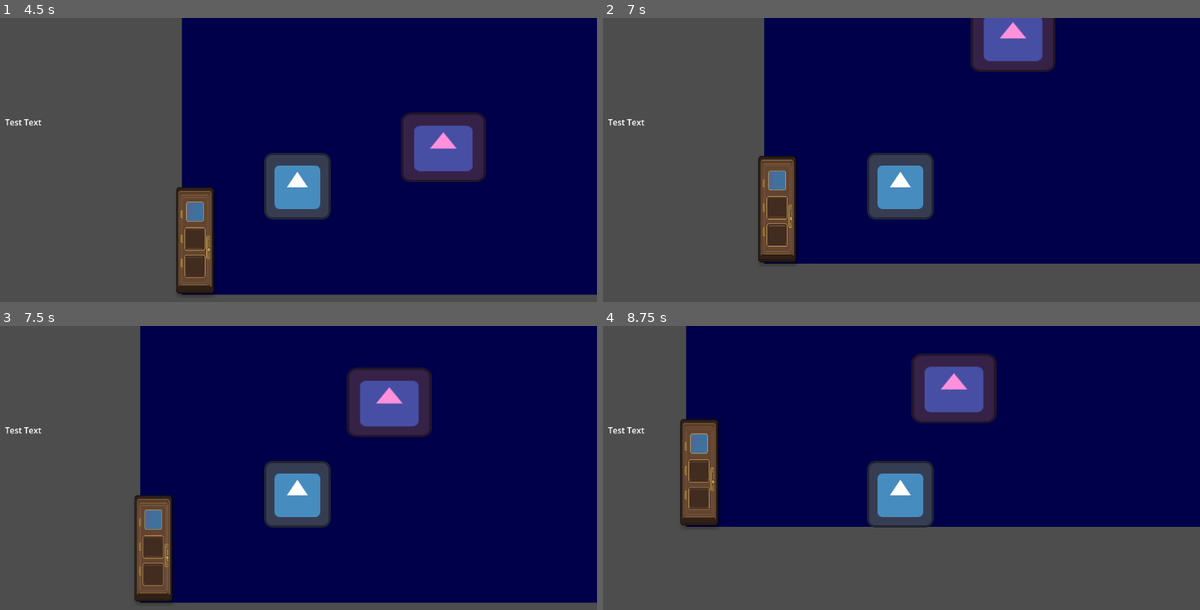
Above: before the commit, frames 1-4 (two rows, left to right).
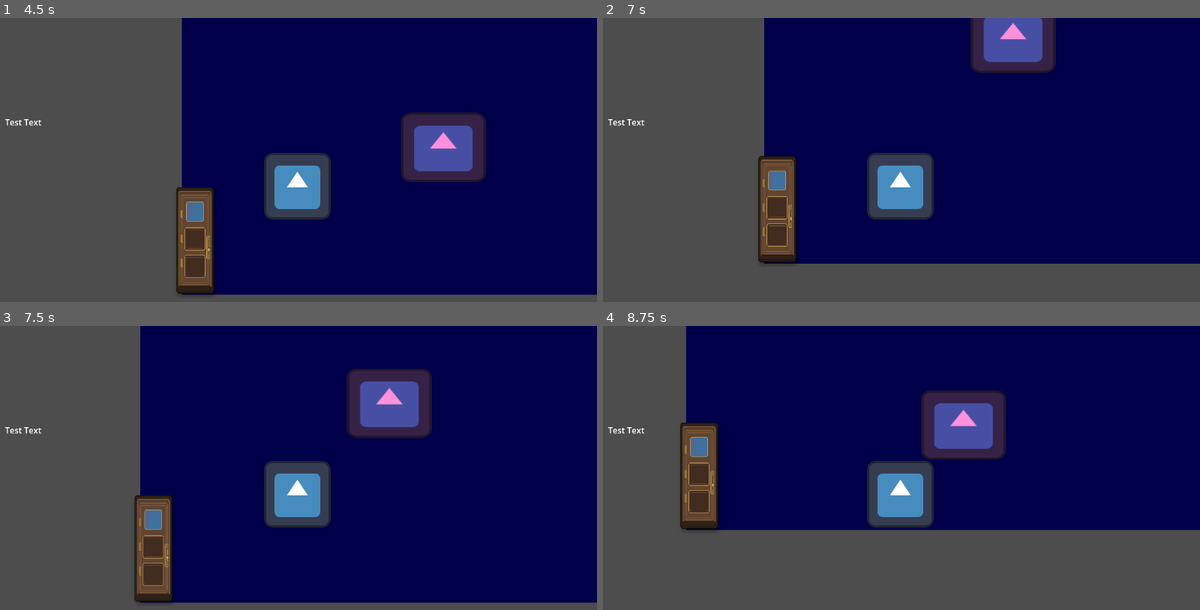
Above: after the commit, the same moments.

Repository: CISC204-S26/hw4-mmorey-ejsaylor
Game: Godot game, scene res://playervsenemy.tscn
Same seed, same stepped clock (60 frames per second), same inputs: the game is played once before the commit and once after it. This scene is started directly instead of the project's main scene. The engine's default icon, where the game draws it, is replaced by a stand-in: a white triangle on a blue panel in a dark square.
Inputs:
- Up to frame 1 (4.5 s): tap Enter at 0.5 s; hold D 0.53-1.28 s; tap E (interact) every 0.75 s from 0.6 to 4.35 s; hold S 1.28-2.03 s; tap Space at 2 s; hold D 2.03-2.78 s; hold W 2.78-3.53 s; hold A from 3.53 s (still down)
- Up to frame 2 (7 s): release A at 5.03 s; hold S 5.03-5.78 s; tap E (interact) at 5.1, 5.85, 6.6 s; hold D 5.78-6.53 s; hold W from 6.53 s (still down)
- Up to frame 3 (7.5 s): release W at 7.28 s; hold D from 7.28 s (still down); tap E (interact) at 7.35 s
- Up to frame 4 (8.75 s): release D at 8.03 s; hold S from 8.03 s (still down); tap E (interact) at 8.1 s

Frame 1 is identical in both runs. In frame 2, 0.2% of the frame differs, in the area x 62-76%, y 0-20%; in frame 3, 0.2%; in frame 4, 6.5%, in the area x 12-100%, y 9-73%.

Commit message:
FINAL COMMIT

Diff:
--- a/hw-4-/Scripts/player.gd
+++ b/hw-4-/Scripts/player.gd
@@ -90,3 +90,8 @@
 func show_message(text: String) -> void:
 	if prompt_label != null:
 		prompt_label.text = text
+
+
+
+func _on_hitbox_area_entered(area: Area2D) -> void:
+	pass # Replace with function body.
--- a/hw-4-/area_2d.gd
+++ b/hw-4-/area_2d.gd
@@ -5,6 +5,7 @@
 func _on_body_entered(body: Node) -> void:
 	if body.is_in_group("player"):
 		print("Player entered zone")
+
 		for enemy in enemies:
 			if enemy and enemy.has_method("activate"):
 				enemy.activate(body)
@@ -12,6 +13,7 @@
 func _on_body_exited(body: Node) -> void:
 	if body.is_in_group("player"):
 		print("Player exited zone")
+
 		for enemy in enemies:
 			if enemy and enemy.has_method("deactivate"):
 				enemy.deactivate()
--- a/hw-4-/enemy.gd
+++ b/hw-4-/enemy.gd
@@ -18,14 +18,10 @@
 	active = false
 	player = null
 
-func _physics_process(delta: float) -> void:
+func _physics_process(_delta: float) -> void:
 	if active and is_instance_valid(player):
-		global_position = global_position.move_toward(
-			player.global_position,
-			speed * delta
-		)
+		velocity = (player.global_position - global_position).normalized() * speed
 	else:
-		global_position = global_position.move_toward(
-			start_position,
-			speed * delta
-		)
+		velocity = (start_position - global_position).normalized() * speed
+
+	move_and_slide()
--- a/hw-4-/key.gd
+++ b/hw-4-/key.gd
@@ -38,6 +38,6 @@
 
 func collect_key() -> void:
 	if player_inside:
-		player_inside.has_key = true  # ✅ GIVE PLAYER THE KEY
+		player_inside.has_key = true
 	hide_text()
 	queue_free()
--- a/hw-4-/node_2d.tscn
+++ b/hw-4-/node_2d.tscn
@@ -18,6 +18,28 @@
 
 [sub_resource type="RectangleShape2D" id="RectangleShape2D_q6r6c"]
 size = Vector2(192, 1500)
+
+[sub_resource type="QuadMesh" id="QuadMesh_kdubu"]
+
+[sub_resource type="QuadMesh" id="QuadMesh_d21ai"]
+
+[sub_resource type="QuadMesh" id="QuadMesh_rj586"]
+
+[sub_resource type="QuadMesh" id="QuadMesh_4d7sh"]
+
+[sub_resource type="QuadMesh" id="QuadMesh_ir8iy"]
+
+[sub_resource type="QuadMesh" id="QuadMesh_hqns4"]
+
+[sub_resource type="QuadMesh" id="QuadMesh_x0ka3"]
+
+[sub_resource type="QuadMesh" id="QuadMesh_0h7mo"]
+
+[sub_resource type="QuadMesh" id="QuadMesh_nr8wp"]
+
+[sub_resource type="QuadMesh" id="QuadMesh_d2bti"]
+
+[sub_resource type="QuadMesh" id="QuadMesh_ta5nu"]
 
 [node name="maze" type="Node2D" unique_id=1559195736]
 
@@ -89,6 +111,11 @@
 position = Vector2(750, -84.5)
 shape = SubResource("RectangleShape2D_0e48y")
 
+[node name="MeshInstance2D" type="MeshInstance2D" parent="maze/maze2" unique_id=1917006540]
+position = Vector2(746.45966, -81.27261)
+scale = Vector2(1493.9193, 163.54523)
+mesh = SubResource("QuadMesh_kdubu")
+
 [node name="maze3" type="StaticBody2D" parent="maze" unique_id=1404015590]
 position = Vector2(-6481.742, -373.79135)
 scale = Vector2(4.2869277, 0.20049018)
@@ -97,6 +124,11 @@
 position = Vector2(750, -84.5)
 shape = SubResource("RectangleShape2D_0e48y")
 
+[node name="MeshInstance2D" type="MeshInstance2D" parent="maze/maze3/CollisionShape2D" unique_id=718532182]
+position = Vector2(-2.9313354, 1.7958488)
+scale = Vector2(1485.217, 170.13412)
+mesh = SubResource("QuadMesh_d21ai")
+
 [node name="maze4" type="StaticBody2D" parent="maze" unique_id=593043873]
 position = Vector2(-18776.018, -731.9488)
 scale = Vector2(8.11096, 0.20049018)
@@ -105,6 +137,11 @@
 position = Vector2(750, -84.5)
 shape = SubResource("RectangleShape2D_0e48y")
 
+[node name="MeshInstance2D" type="MeshInstance2D" parent="maze/maze4/CollisionShape2D" unique_id=1424947488]
+position = Vector2(27.91777, -0.5670996)
+scale = Vector2(1447.3986, 170.13419)
+mesh = SubResource("QuadMesh_rj586")
+
 [node name="maze5" type="StaticBody2D" parent="maze" unique_id=52647680]
 position = Vector2(-18546.574, -225.03284)
 scale = Vector2(3.4205437, 0.21268858)
@@ -113,6 +150,11 @@
 position = Vector2(750, -84.5)
 shape = SubResource("RectangleShape2D_0e48y")
 
+[node name="MeshInstance2D" type="MeshInstance2D" parent="maze/maze5/CollisionShape2D" unique_id=141051169]
+position = Vector2(52.137085, 0.9705925)
+scale = Vector2(1503.6582, 167.05887)
+mesh = SubResource("QuadMesh_4d7sh")
+
 [node name="maze6" type="StaticBody2D" parent="maze" unique_id=1473461959]
 position = Vector2(-9368.891, -171.49878)
 scale = Vector2(10.029207, 0.20049018)
@@ -121,6 +163,11 @@
 position = Vector2(750, -84.5)
 shape = SubResource("RectangleShape2D_0e48y")
 
+[node name="MeshInstance2D" type="MeshInstance2D" parent="maze/maze6/CollisionShape2D" unique_id=1395879405]
+position = Vector2(3.047699, 0.6148834)
+scale = Vector2(1498.4697, 167.77127)
+mesh = SubResource("QuadMesh_ir8iy")
+
 [node name="maze7" type="StaticBody2D" parent="maze" unique_id=1988513168]
 position = Vector2(-6481.742, -205.1352)
 
@@ -128,6 +175,11 @@
 position = Vector2(750, -84.5)
 shape = SubResource("RectangleShape2D_0e48y")
 
+[node name="MeshInstance2D" type="MeshInstance2D" parent="maze/maze7/CollisionShape2D" unique_id=1864049038]
+position = Vector2(5.247055, 0.40880966)
+scale = Vector2(1472.2538, 171.0249)
+mesh = SubResource("QuadMesh_hqns4")
+
 [node name="maze8" type="StaticBody2D" parent="maze" unique_id=793782739]
 position = Vector2(4263.8, -205.1352)
 
@@ -135,12 +187,22 @@
 position = Vector2(750, -84.5)
 shape = SubResource("RectangleShape2D_0e48y")
 
+[node name="MeshInstance2D" type="MeshInstance2D" parent="maze/maze8/CollisionShape2D" unique_id=702276411]
+position = Vector2(-4.313751, -0.30184746)
+scale = Vector2(1453.1353, 169.60362)
+mesh = SubResource("QuadMesh_x0ka3")
+
 [node name="maze9" type="StaticBody2D" parent="maze" unique_id=1566923006]
 position = Vector2(-14913.741, -260.09058)
 
 [node name="CollisionShape2D" type="CollisionShape2D" parent="maze/maze9" unique_id=345915912]
 position = Vector2(936.88885, -84.32807)
 shape = SubResource("RectangleShape2D_0e48y")
+
+[node name="MeshInstance2D" type="MeshInstance2D" parent="maze/maze9/CollisionShape2D" unique_id=1467866683]
+position = Vector2(-9.56012, 0.9475212)
+scale = Vector2(1472.254, 169.60364)
+mesh = SubResource("QuadMesh_0h7mo")
 
 [node name="maze10" type="StaticBody2D" parent="maze" unique_id=1305085624]
 position = Vector2(-8298.159, -553.3438)
@@ -150,6 +212,11 @@
 position = Vector2(936.88885, -84.32807)
 shape = SubResource("RectangleShape2D_0e48y")
 
+[node name="MeshInstance2D" type="MeshInstance2D" parent="maze/maze10/CollisionShape2D" unique_id=396319927]
+position = Vector2(19.1203, 0.8774462)
+scale = Vector2(1491.3746, 168.66275)
+mesh = SubResource("QuadMesh_nr8wp")
+
 [node name="maze11" type="StaticBody2D" parent="maze" unique_id=683724721]
 position = Vector2(-2007.6199, -859.38837)
 scale = Vector2(4.2869277, 0.20049018)
@@ -158,6 +225,11 @@
 position = Vector2(750, -84.5)
 shape = SubResource("RectangleShape2D_0e48y")
 
+[node name="MeshInstance2D" type="MeshInstance2D" parent="maze/maze11/CollisionShape2D" unique_id=1716948246]
+position = Vector2(-25.231934, 0.6143646)
+scale = Vector2(1538.7389, 167.77121)
+mesh = SubResource("QuadMesh_d2bti")
+
 [node name="maze12" type="StaticBody2D" parent="maze" unique_id=839990382]
 position = Vector2(-2409.1433, -893.0249)
 scale = Vector2(1, 1.0758005)
@@ -165,6 +237,11 @@
 [node name="CollisionShape2D" type="CollisionShape2D" parent="maze/maze12" unique_id=2086837321]
 position = Vector2(936.88885, -84.32807)
 shape = SubResource("RectangleShape2D_0e48y")
+
+[node name="MeshInstance2D" type="MeshInstance2D" parent="maze/maze12/CollisionShape2D" unique_id=1108840040]
+position = Vector2(-9.560181, 0.43707037)
+scale = Vector2(1472.2532, 169.54349)
+mesh = SubResource("QuadMesh_ta5nu")
 
 [node name="CollisionShape2D" type="CollisionShape2D" parent="maze" unique_id=317264326]
 position = Vector2(750, -84.5)
--- a/hw-4-/playervsenemy.tscn
+++ b/hw-4-/playervsenemy.tscn
@@ -41,7 +41,7 @@
 position = Vector2(112.21061, 1383.1312)
 scale = Vector2(1.0018804, 0.9972107)
 
-[node name="Enemy" type="CharacterBody2D" parent="." unique_id=1773743914]
+[node name="Enemy" type="CharacterBody2D" parent="." unique_id=1773743914 groups=["enemy"]]
 position = Vector2(285, 910)
 scale = Vector2(1.2801214, 1.0450459)
 script = ExtResource("3_d02fk")
@@ -55,7 +55,7 @@
 position = Vector2(161.75, 167.25)
 shape = SubResource("RectangleShape2D_td35k")
 
-[node name="hitbox" type="Area2D" parent="Enemy" unique_id=1250784411]
+[node name="hitbox" type="Area2D" parent="Enemy" unique_id=1250784411 groups=["enemy"]]
 position = Vector2(164.83873, 179.54509)
 scale = Vector2(-1.0364703, -1.2224925)
 
@@ -111,6 +111,8 @@
 scale = Vector2(-1.3599975, 1)
 target_scene = "uid://btql1xnudw1x4"
 
+[connection signal="area_entered" from="Enemy/hitbox" to="ColorRect/Player" method="_on_hitbox_area_entered"]
+[connection signal="area_exited" from="Enemy/hitbox" to="ColorRect/Player" method="_on_hitbox_area_exited"]
 [connection signal="body_entered" from="Enemy/hitbox" to="Enemy" method="_on_hitbox_body_entered"]
 [connection signal="body_entered" from="Area2D" to="Area2D" method="_on_body_entered"]
 [connection signal="body_exited" from="Area2D" to="Area2D" method="_on_body_exited"]
Not shown: 1 places in hw-4-/playervsenemy.tscn that only renumber resources
